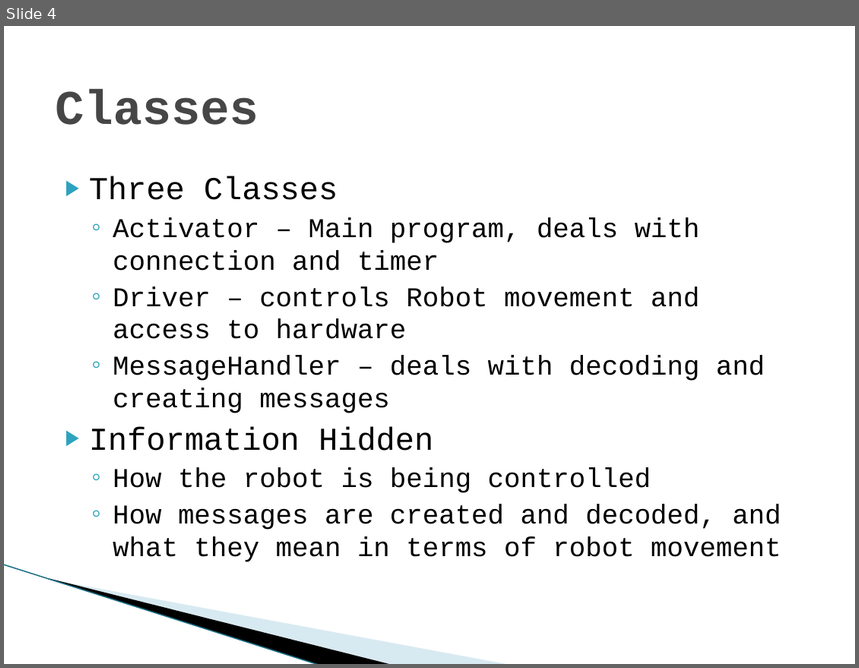
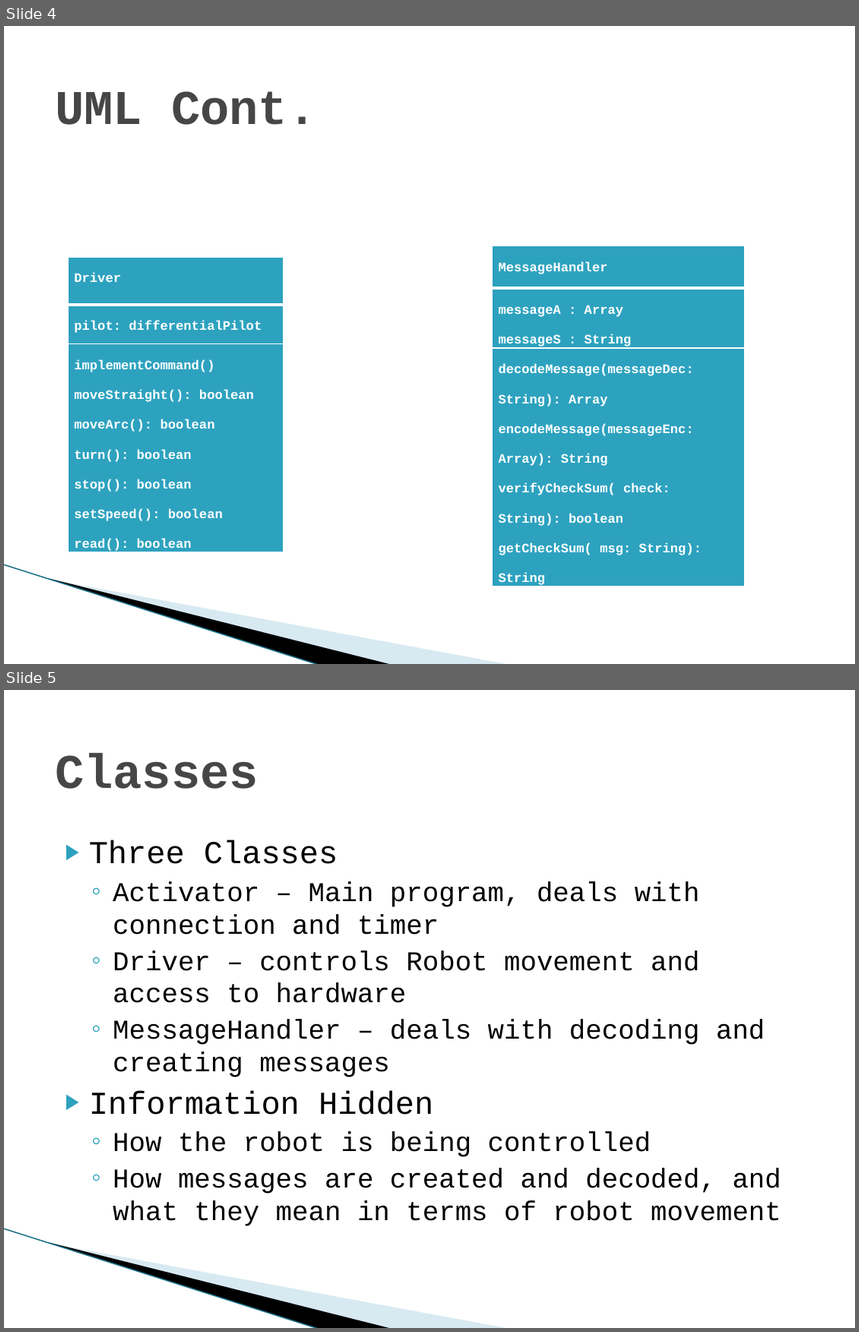
Before and after one commit to dmb2bt/CS3240-Group-19, a slide deck: Presentations/RoboticorpLab5.pptx. Shown one above the other, each under a label of ours: slide 4 before the commit, slides 4 and 5 after it. The pictures are 859x668 and 859x1332 pixels, drawn with LibreOffice and Linux fonts; fonts in the diff are those of the drawing; background and template pictures are left out. Boxes give left, top, right and bottom in pixels: in the first picture for what was removed or moved away, otherwise in the second. Text is boxed around its words. In the diff, an @@ line names an element or a change of style, - is before the commit and + after.

```diff
--- a/Presentations/RoboticorpLab5.pptx
+++ b/Presentations/RoboticorpLab5.pptx
@@ slide 4 added at [4,26,855,664], background #FFFFFF; not listed: 3 template elements that a slide beside it also shows @@
@@ title added at [55,91,316,125], 41 pt, text #464646, bold @@
+UML Cont.
@@ table added at [492,246,744,588], 3 rows, 1 columns @@
+MessageHandler
+messageA : Array / messageS : String
+decodeMessage(messageDec: String): Array / encodeMessage(messageEnc: Array): String / verifyCheckSum( check: String): boolean / getCheckSum( msg: String): String
@@ table added at [68,257,284,558], 3 rows, 1 columns @@
+Driver
+pilot: differentialPilot
+implementCommand() / moveStraight(): boolean / moveArc(): boolean / turn(): boolean / stop(): boolean / setSpeed(): boolean / read(): boolean
@@ what was slide 4 is now slide 5 @@
```
Also in this commit, not shown: 1 slide changed.
